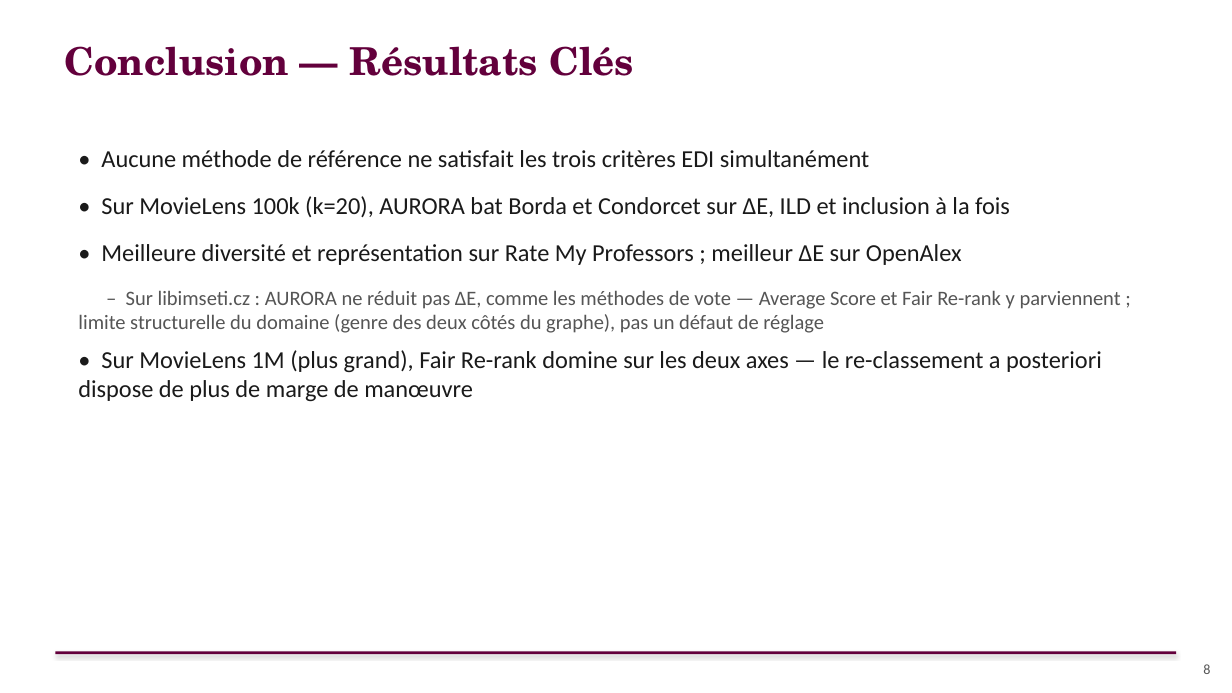
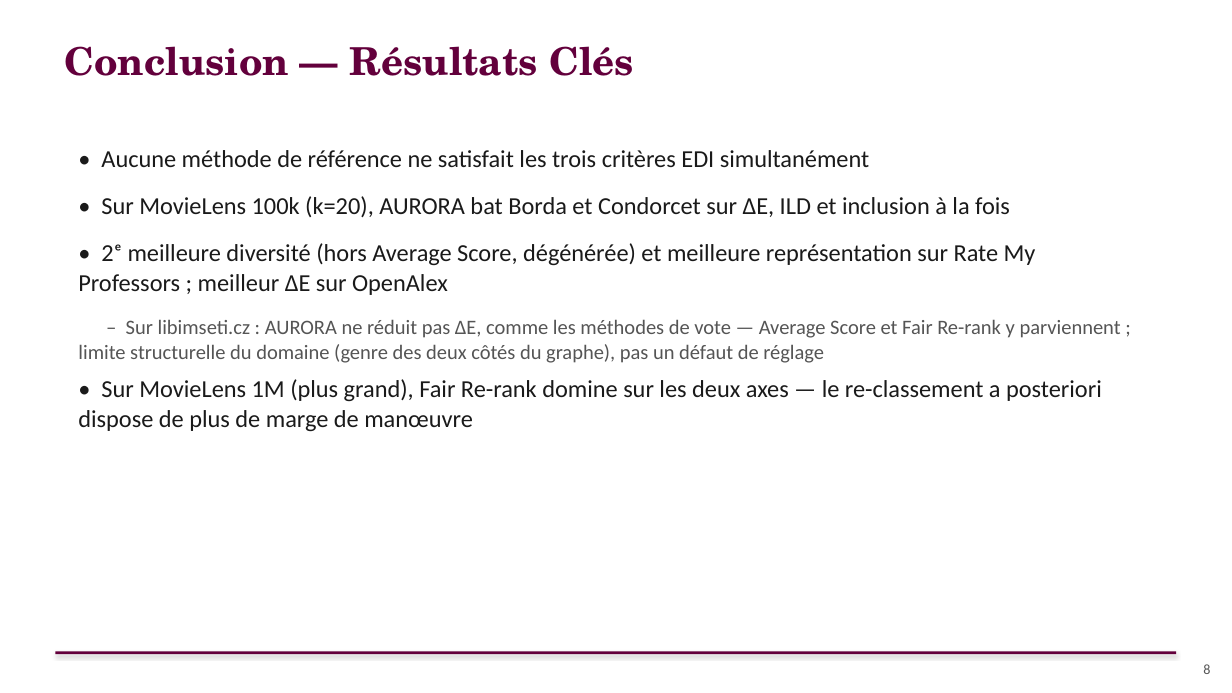
Before and after one commit to sitaacisse-boop/EDI, a slide deck: slide 8 of presentation/AURORA_Soutenance_FR.pptx. Drawn at 1232x693 pixels with LibreOffice and Linux fonts; fonts in the diff are those of the drawing. Boxes give left, top, right and bottom in pixels: in the first picture for what was removed or moved away, otherwise in the second. Text is boxed around its words. In the diff, an @@ line names an element or a change of style, - is before the commit and + after.

```diff
--- a/presentation/AURORA_Soutenance_FR.pptx
+++ b/presentation/AURORA_Soutenance_FR.pptx
@@ text at <box>78,243,1036,295</box>: text changed @@
-• Meilleure diversité et représentation sur Rate My Professors ; meilleur ΔE sur OpenAlex
+• 2ᵉ meilleure diversité (hors Average Score, dégénérée) et meilleure représentation sur Rate My Professors ; meilleur ΔE sur OpenAlex
```
Also in this commit, not shown: 1 other file.
